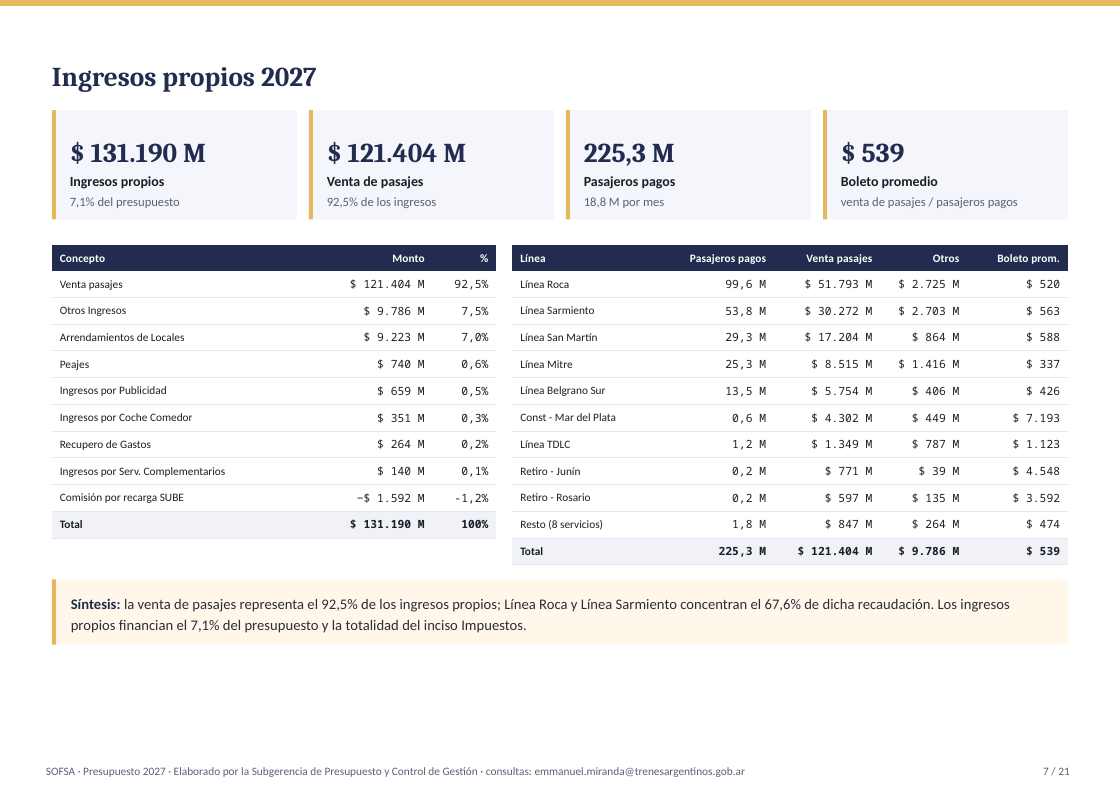
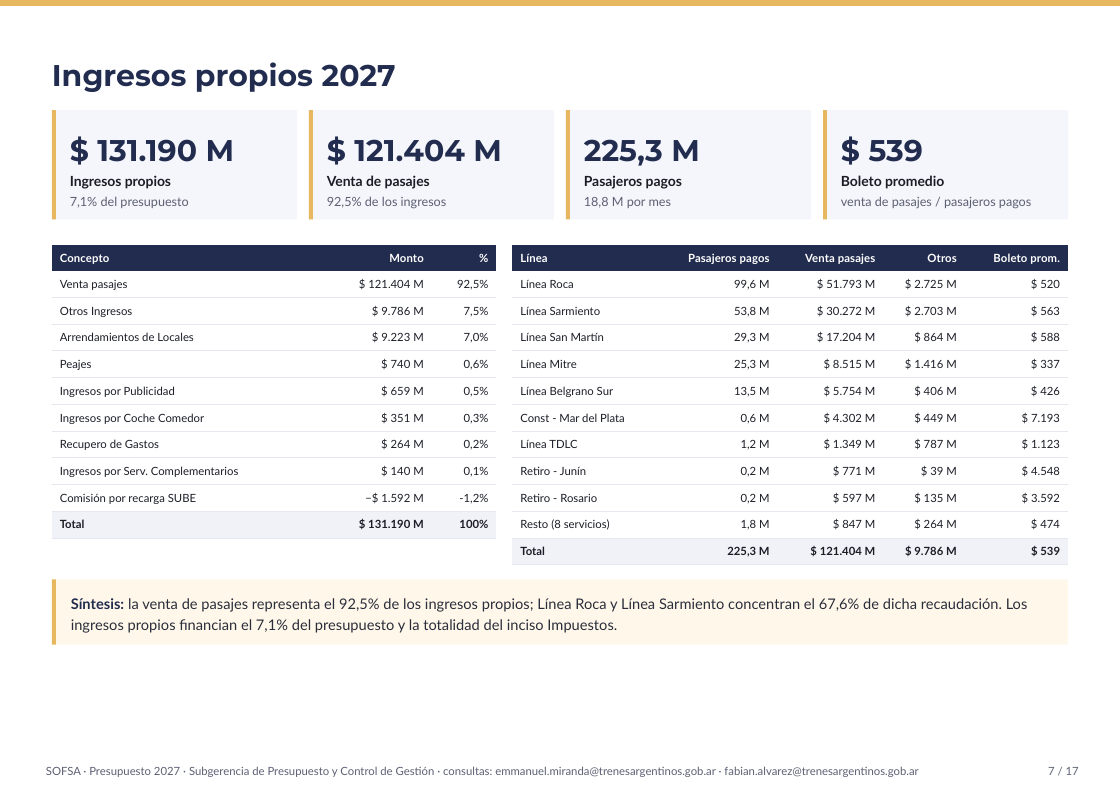
Before and after one commit to emiranda028/pluri_sofsa, a slide deck: slide 7 of Presupuesto_2027_SOFSA_presentacion.pptx. Drawn at 1120x792 pixels with LibreOffice and Linux fonts; fonts in the diff are those of the drawing. Boxes give left, top, right and bottom in pixels: in the first picture for what was removed or moved away, otherwise in the second. Text is boxed around its words. In the diff, an @@ line names an element or a change of style, - is before the commit and + after.

```diff
--- a/Presupuesto_2027_SOFSA_presentacion.pptx
+++ b/Presupuesto_2027_SOFSA_presentacion.pptx
@@ size 20.5 to 22.5 pt, font Cambria to Montserrat in 5 elements at [52,62,396,92], [97,139,235,162], [354,139,502,162], [584,139,700,166], [869,139,924,162] @@
@@ table at [52,245,496,532] @@
@@ font Calibri to Lato in "Concepto", "Monto", "%", "Venta pasajes" and 9 more places @@
@@ font Noto Sans Mono to Lato in "$ 121.404 M", "92,5%", "$ 9.786 M", "7,5%" and 16 more places @@
@@ table at [512,245,1067,560] @@
@@ font Calibri to Lato in "Línea", "Pasajeros pagos", "Venta pasajes", "Otros" and 12 more places @@
@@ font Noto Sans Mono to Lato in "99,6 M", "$ 51.793 M", "$ 2.725 M", "$ 520" and 40 more places @@
@@ font Calibri to Lato in 9 elements at [70,175,171,189], [70,197,188,208], [327,175,430,189], [327,196,447,209], [584,176,682,189], [584,197,671,208], [841,175,944,189], [841,196,1031,209], [71,598,1028,633] @@
@@ text at [46,766,918,777]: text changed; font Calibri to Lato @@
-SOFSA · Presupuesto 2027 · Elaborado por la Subgerencia de Presupuesto y Control de Gestión · consultas: emmanuel.miranda@trenesargentinos.gob.ar
+SOFSA · Presupuesto 2027 · Subgerencia de Presupuesto y Control de Gestión · consultas: emmanuel.miranda@trenesargentinos.gob.ar · fabian.alvarez@trenesargentinos.gob.ar
@@ text at [1048,767,1079,775]: text changed; font Calibri to Lato @@
-7 / 21
+7 / 17
```
Also in this commit, not shown: 16 other slides changed, 4 slides removed, 3 other files.
